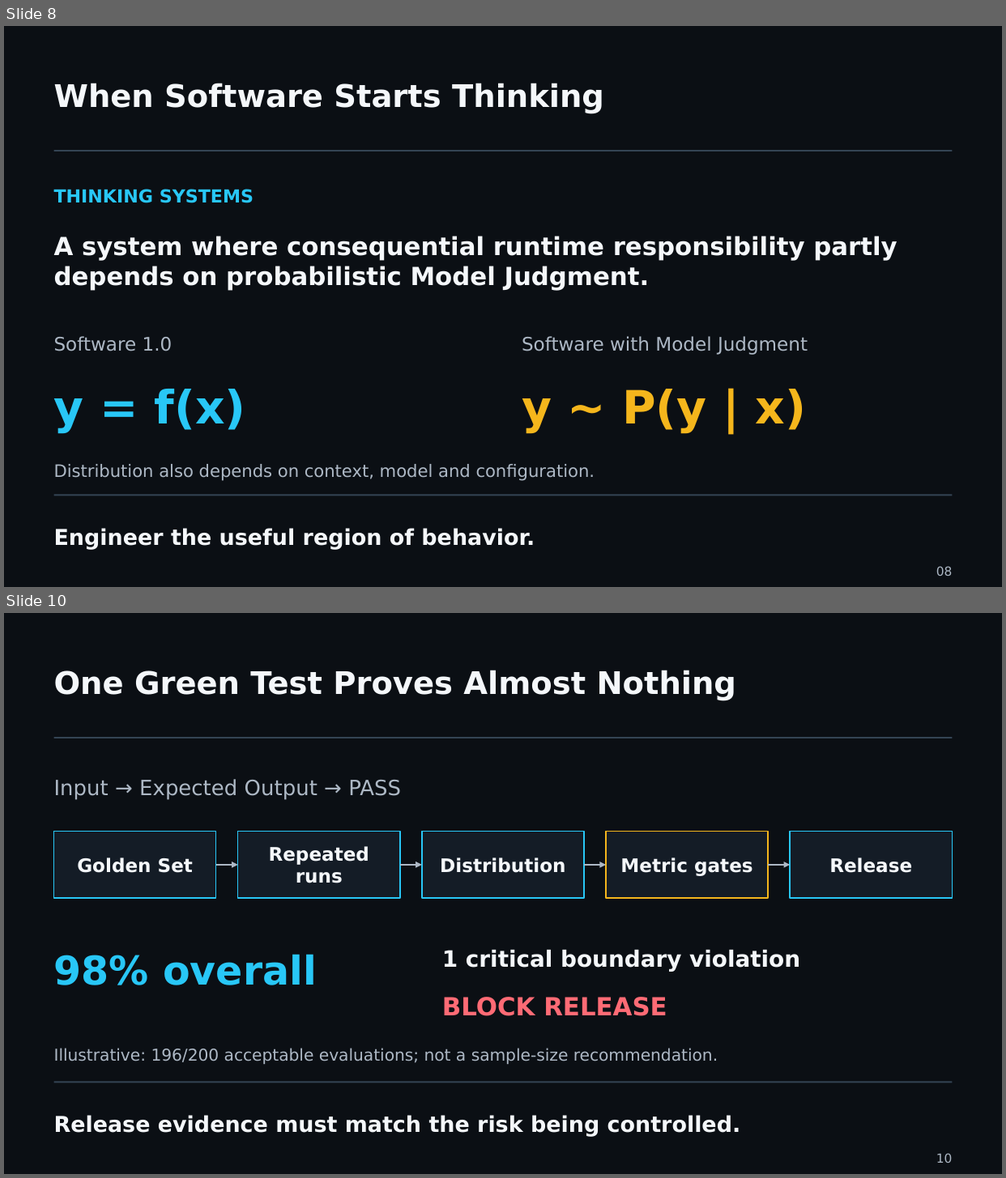
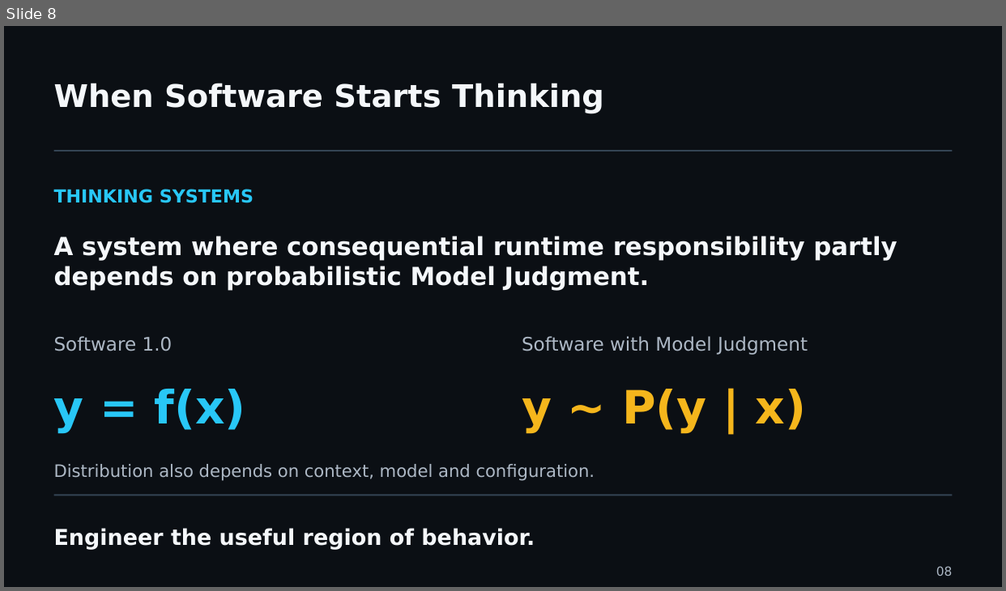
Before and after one commit to UncertaintyArchitectureGroup/uncertainty-architecture, a slide deck: assets/presentations/pmday-2026/ai-changes-both-sides.pptx. Shown one above the other, each under a label of ours: slides 8 and 10 before the commit, slide 8 after it; the slides between them are not shown. The pictures are 1006x1178 and 1006x591 pixels, drawn with LibreOffice and Linux fonts; fonts in the diff are those of the drawing. Boxes give left, top, right and bottom in pixels: in the first picture for what was removed or moved away, otherwise in the second. Text is boxed around its words. In the diff, an @@ line names an element or a change of style, - is before the commit and + after.

```diff
--- a/assets/presentations/pmday-2026/ai-changes-both-sides.pptx
+++ b/assets/presentations/pmday-2026/ai-changes-both-sides.pptx
@@ slide 10 removed at [4,613,1002,1174], background #0B0F14 @@
@@ text removed at [54,670,736,700] @@
-One Green Test Proves Almost Nothing
@@ line removed from (54, 738) to (953, 738) @@
@@ text removed at [54,779,401,800] @@
-Input → Expected Output → PASS
@@ rectangle removed at [54,832,216,899] @@
@@ rectangle removed at [237,832,400,899] @@
@@ text removed at [269,846,369,884] @@
-Repeated runs
@@ rectangle removed at [422,832,584,899] @@
@@ rectangle removed at [606,832,769,899] @@
@@ rectangle removed at [790,832,953,899] @@
@@ text removed at [77,858,193,873] @@
-Golden Set
@@ arrow removed from (216, 865) to (237, 865) @@
@@ arrow removed from (400, 865) to (422, 865) @@
@@ text removed at [440,858,565,873] @@
-Distribution
@@ arrow removed from (584, 865) to (606, 865) @@
@@ text removed at [620,858,753,876] @@
-Metric gates
@@ arrow removed from (769, 865) to (790, 865) @@
@@ text removed at [829,858,912,873] @@
-Release
@@ text removed at [442,950,800,972] @@
-1 critical boundary violation
@@ text removed at [54,954,317,986] @@
-98% overall
@@ text removed at [442,997,667,1016] @@
-BLOCK RELEASE
@@ text removed at [54,1048,718,1064] @@
-Illustrative: 196/200 acceptable evaluations; not a sample-size recommendation.
@@ line removed from (54, 1082) to (953, 1082) @@
@@ text removed at [54,1115,741,1136] @@
-Release evidence must match the risk being controlled.
@@ text removed at [936,1153,953,1163] @@
-10
```
Also in this commit, not shown: 2 slides changed, 5 slides added, 4 other slides removed, 13 other files.
